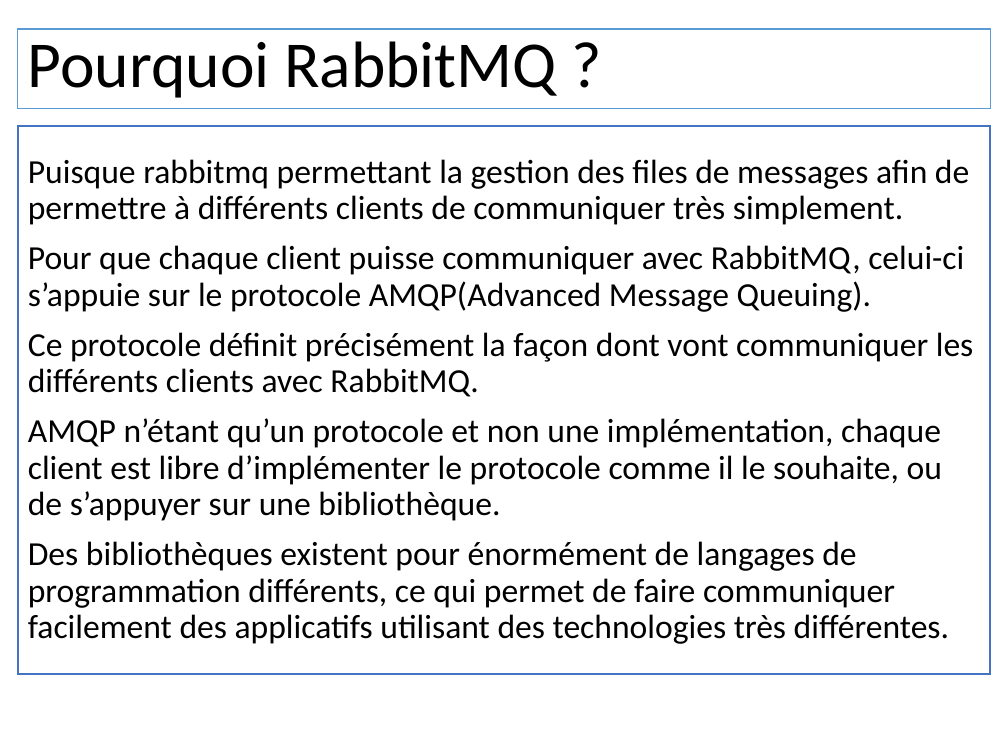
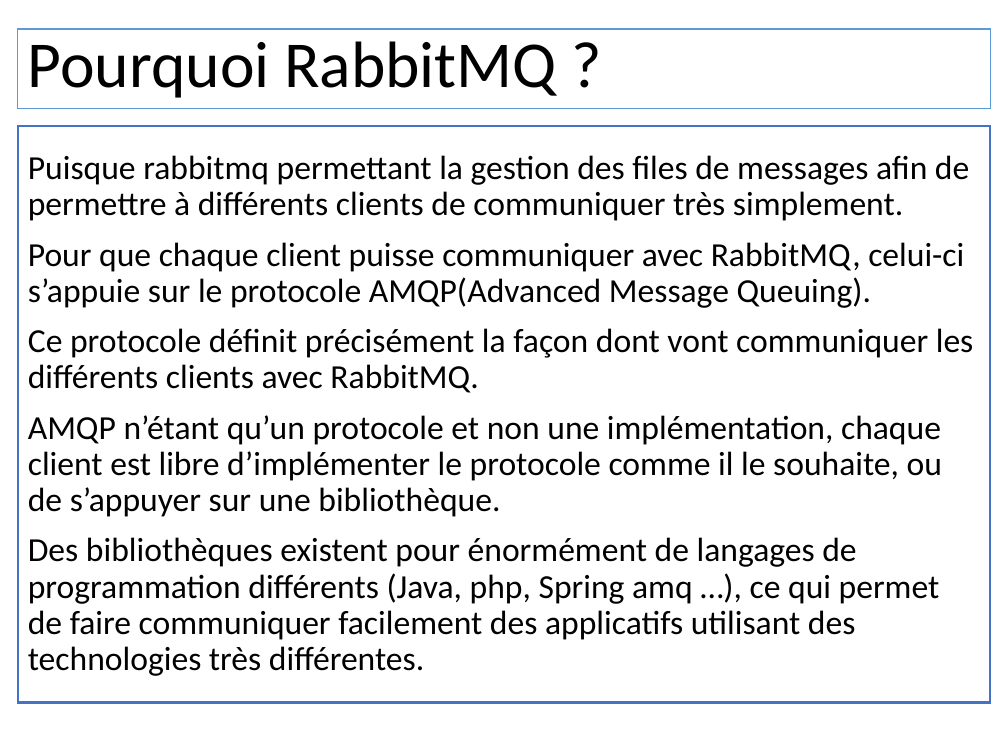
Before and after one commit to othman-bouazzaoui/rabbitmq, a slide deck: slide 4 of documentation/Rabbit-MQ.pptx. Drawn at 1008x756 pixels with LibreOffice and Linux fonts; fonts in the diff are those of the drawing. Boxes give left, top, right and bottom in pixels: in the first picture for what was removed or moved away, otherwise in the second. Text is boxed around its words. In the diff, an @@ line names an element or a change of style, - is before the commit and + after.

```diff
--- a/documentation/Rabbit-MQ.pptx
+++ b/documentation/Rabbit-MQ.pptx
@@ rectangle "Puisque rabbitmq permettant la gestion ...": place and size @@
-rectangle "Puisque rabbitmq permettant la gestion ..." at [18, 126, 991, 674]
+rectangle "Puisque rabbitmq permettant la gestion ..." at [18, 126, 991, 703]
@@ text in rectangle at [28, 537, 940, 676]: text changed @@
-Des bibliothèques existent pour énormément de langages de programmation différents, ce qui permet de faire communiquer facilement des applicatifs utilisant des technologies très différentes.
+Des bibliothèques existent pour énormément de langages de programmation différents (Java, php, Spring amq …), ce qui permet de faire communiquer facilement des applicatifs utilisant des technologies très différentes.
```
Also in this commit, not shown: 11 other slides changed, 2 other files.
